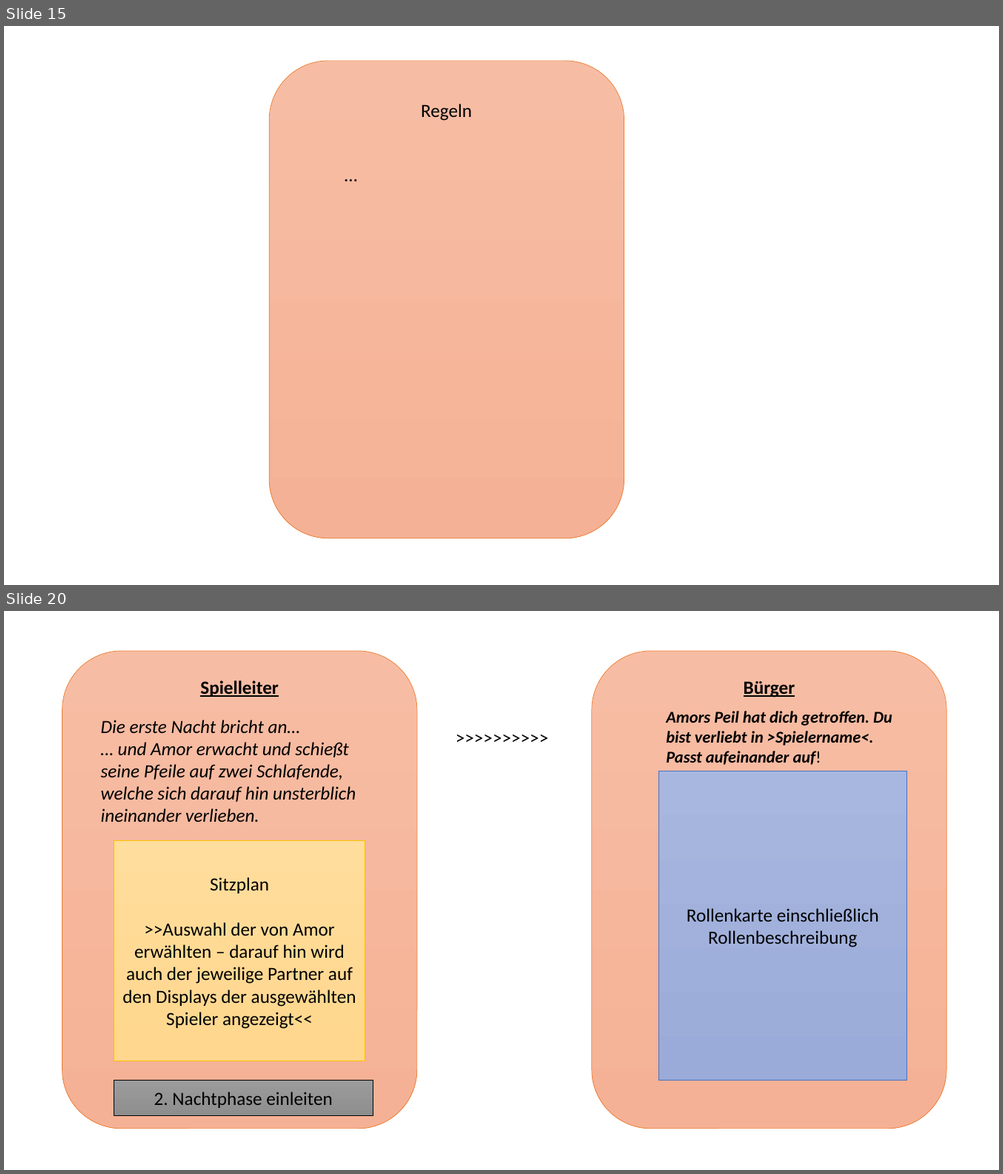
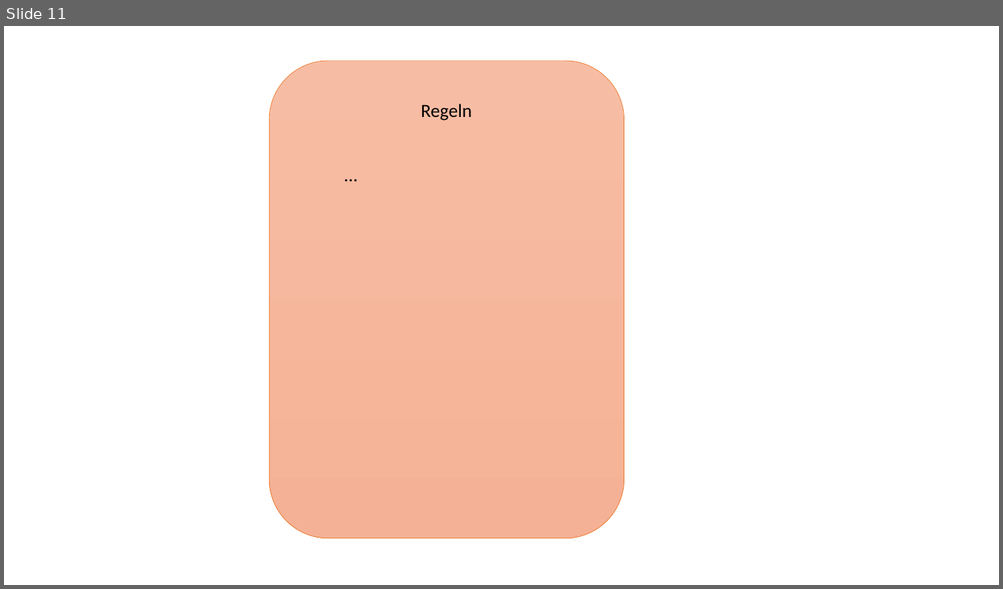
Before and after one commit to john-kloss/werwolf, a slide deck: VisualisierungProjekt.odp. Shown one above the other, each under a label of ours: slides 15 and 20 before the commit, slide 11 after it; the slides between them are not shown. The pictures are 1003x1174 and 1003x589 pixels, drawn with LibreOffice and Linux fonts; fonts in the diff are those of the drawing. Boxes give left, top, right and bottom in pixels: in the first picture for what was removed or moved away, otherwise in the second. Text is boxed around its words. In the diff, an @@ line names an element or a change of style, - is before the commit and + after.

```diff
--- a/VisualisierungProjekt.odp
+++ b/VisualisierungProjekt.odp
@@ slide 20 removed at (4,611,999,1170), background #FFFFFF @@
@@ freeform shape removed at (62,651,418,1130) @@
@@ freeform shape removed at (592,651,947,1130) @@
@@ text removed at (200,681,278,697) @@
-Spielleiter
@@ text removed at (743,681,795,698) @@
-Bürger
@@ text removed at (101,720,356,822) @@
-Die erste Nacht bricht an…
-… und Amor erwacht und schießt seine Pfeile auf zwei Schlafende, welche sich darauf hin unsterblich ineinander verlieben.
@@ text removed at (666,711,892,765) @@
-Amors Peil hat dich getroffen. Du bist verliebt in >Spielername<.
-Passt aufeinander auf!
@@ text removed at (448,722,560,752) @@
->>>>>>>>>>
@@ freeform shape removed at (658,772,906,1081) @@
-Rollenkarte einschließlich Rollenbeschreibung
@@ freeform shape removed at (114,841,365,1062) @@
-Sitzplan
->>Auswahl der von Amor erwählten – darauf hin wird auch der jeweilige Partner auf den Displays der ausgewählten Spieler angezeigt<<
@@ freeform shape removed at (114,1081,373,1117) @@
-2. Nachtphase einleiten
@@ what was slide 15 is now slide 11 @@
```
Also in this commit, not shown: 4 slides changed, 11 slides added, 17 other slides removed.
